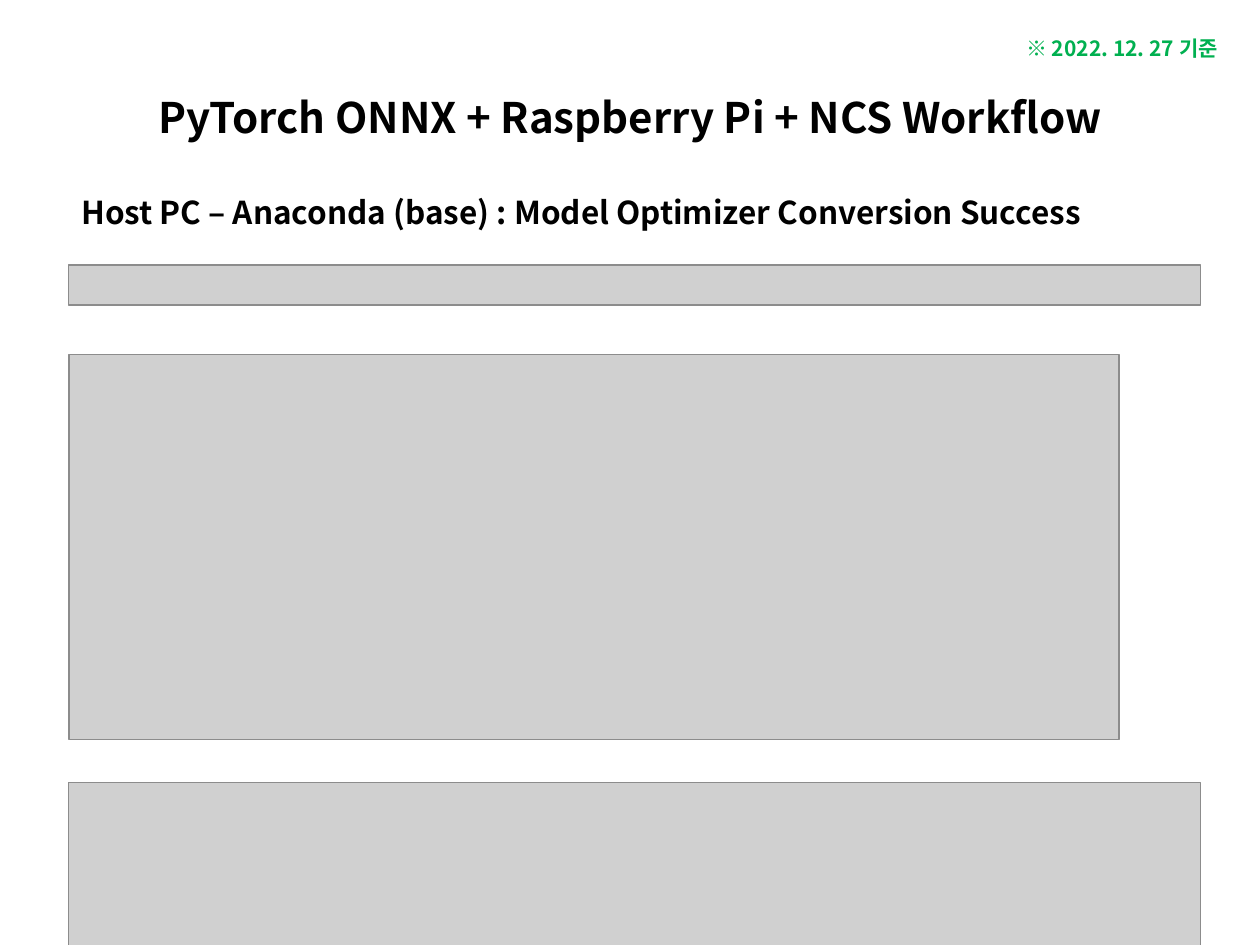
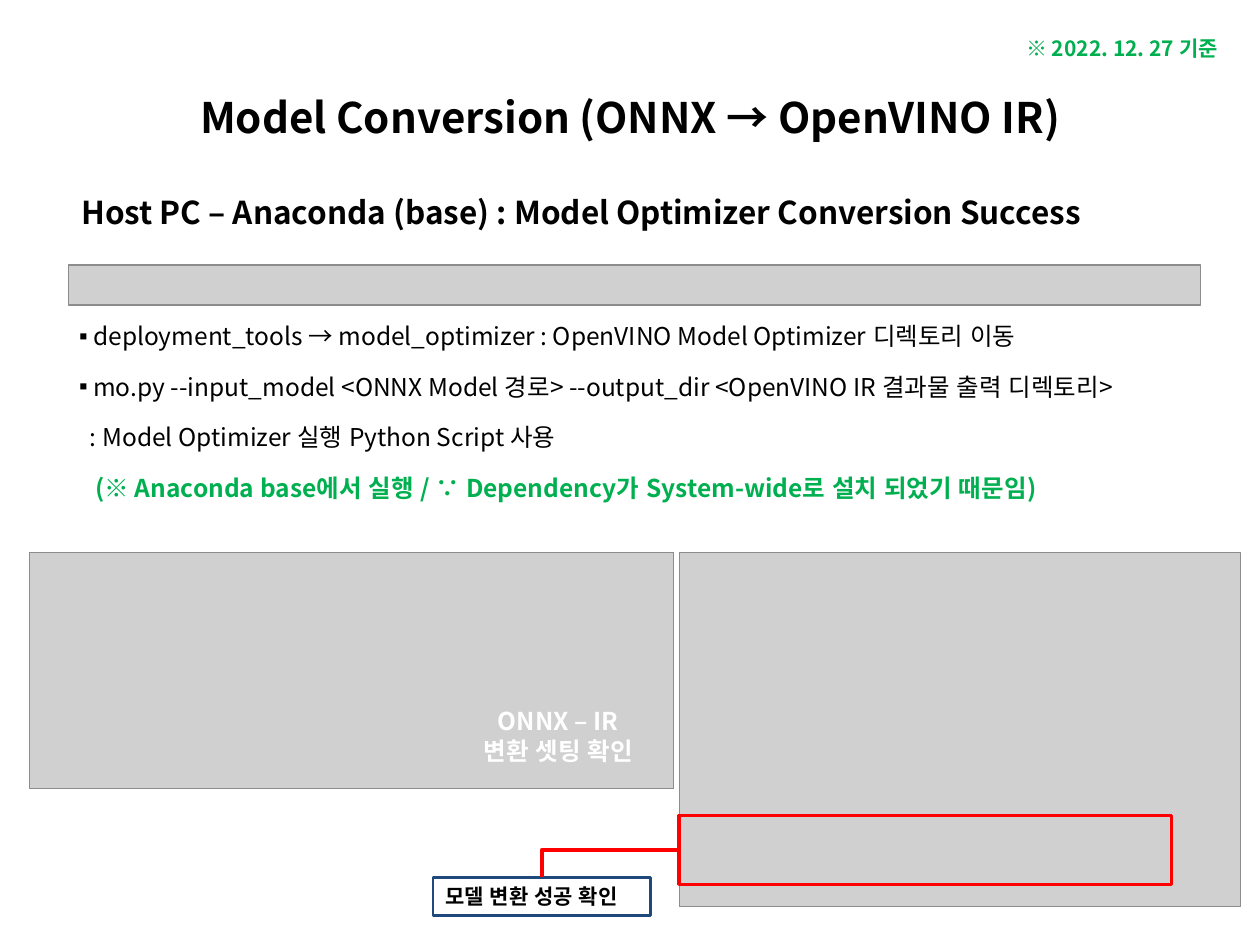
Before and after one commit to luwis93choi/Lecture-Materials-, a slide deck: slide 16 of PyTorch ONNX + Raspberry Pi + NCS Workflow.pptx (slide 5 before the commit). Drawn at 1260x945 pixels with LibreOffice and Linux fonts; fonts in the diff are those of the drawing; grey boxes stand for pictures. Boxes give left, top, right and bottom in pixels: in the first picture for what was removed or moved away, otherwise in the second. Text is boxed around its words. In the diff, an @@ line names an element or a change of style, - is before the commit and + after.

Commit message:
Updates on PyTorch ONNX + Raspberry Pi + NCS Workflow

```diff
--- a/PyTorch ONNX + Raspberry Pi + NCS Workflow.pptx
+++ b/PyTorch ONNX + Raspberry Pi + NCS Workflow.pptx
@@ title at (200,98,1060,142): text changed @@
-PyTorch ONNX + Raspberry Pi + NCS Workflow
+Model Conversion (ONNX → OpenVINO IR)
@@ text added at (93,324,1113,503), 14 pt, text #000000 @@
+▪ deployment_tools → model_optimizer : OpenVINO Model Optimizer 디렉토리 이동
+▪ mo.py --input_model <ONNX Model 경로> --output_dir <OpenVINO IR 결과물 출력 디렉토리>
+: Model Optimizer 실행 Python Script 사용
+(※ Anaconda base에서 실행 / ∵ Dependency가 System-wide로 설치 되었기 때문임)
@@ picture: place and size @@
-picture at (69,354,1119,740)
+picture at (29,552,673,789)
@@ picture: place and size @@
-picture at (69,782,1201,945)
+picture at (679,552,1240,906)
@@ text added at (484,712,633,762), 14 pt, text #FFFFFF, bold @@
+ONNX – IR
+변환 셋팅 확인
@@ rectangle added at (679,815,1172,885), outline #FF0000 2 pt @@
@@ elbow line added from (679, 850) to (542, 877), #FF0000 2.25 pt @@
@@ rectangle added at (433,877,651,915), outline #1F497D 1.5 pt, 12 pt, text #000000, bold @@
+모델 변환 성공 확인
```
Also in this commit, not shown: 4 other slides changed, 12 slides added.
